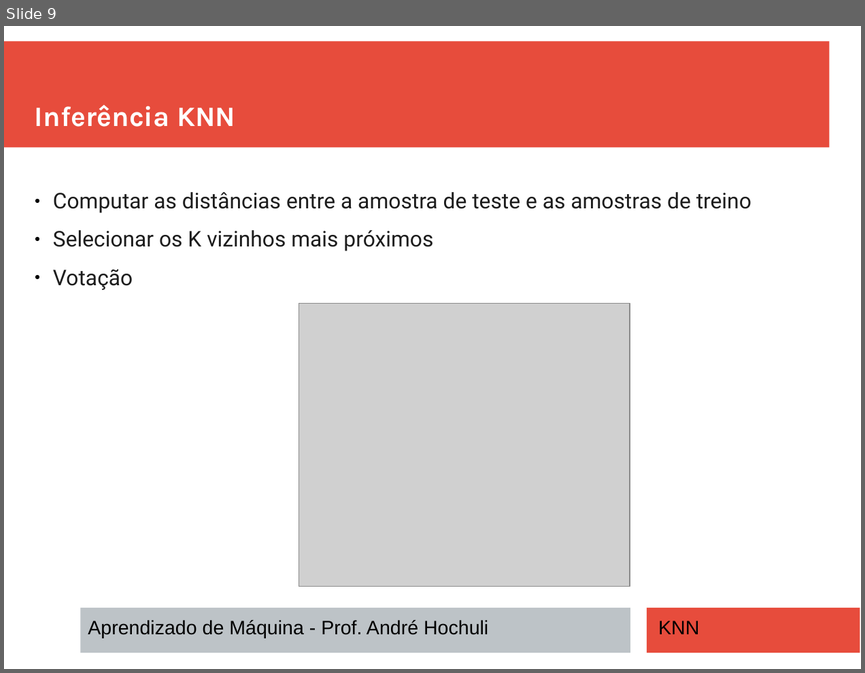
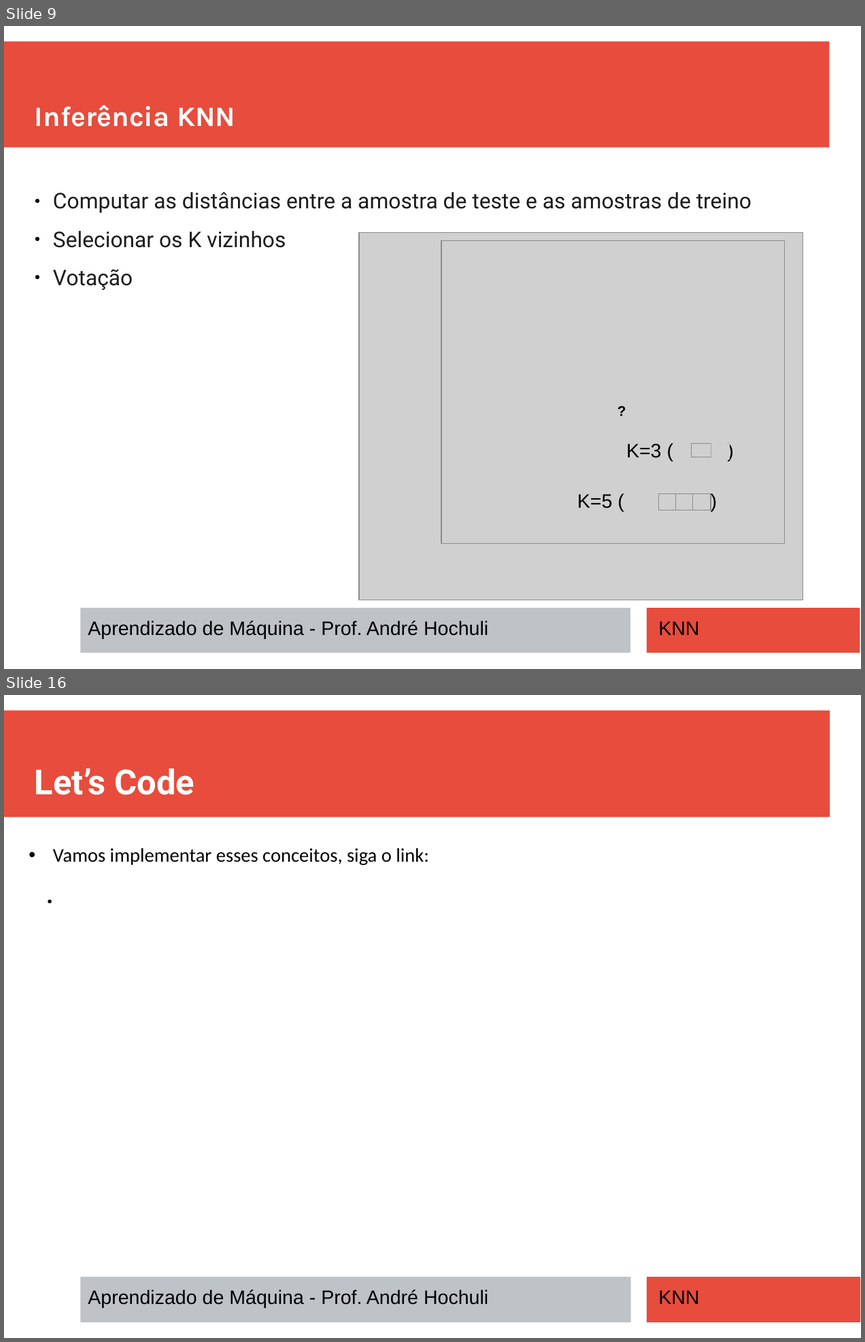
Before and after one commit to andrehochuli/teaching, a slide deck: AprendizadoMaquina/Tópico 02 - Aprendizado Supervisionado/Tópico 02 - Aprendizado-Supervisionado - KNN.pptx. Shown one above the other, each under a label of ours: slide 9 before the commit, slides 9 and 16 after it; the slides between them are not shown. The pictures are 865x673 and 865x1342 pixels, drawn with LibreOffice and Linux fonts; fonts in the diff are those of the drawing; grey boxes stand for pictures; background and template pictures are left out. Boxes give left, top, right and bottom in pixels: in the first picture for what was removed or moved away, otherwise in the second. Text is boxed around its words. In the diff, an @@ line names an element or a change of style, - is before the commit and + after.

```diff
--- a/AprendizadoMaquina/Tópico 02 - Aprendizado Supervisionado/Tópico 02 - Aprendizado-Supervisionado - KNN.pptx
+++ b/AprendizadoMaquina/Tópico 02 - Aprendizado Supervisionado/Tópico 02 - Aprendizado-Supervisionado - KNN.pptx
@@ slide 16 added at bbox=[4, 695, 861, 1338], background #FFFFFF @@
@@ rectangle added at bbox=[4, 711, 830, 817], fill #E74C3C @@
@@ text added at bbox=[35, 768, 194, 795], 32 pt, text #FFFFFF, bold @@
+Let’s Code
@@ text added at bbox=[53, 848, 429, 865], 18 pt, text #000000 @@
+• Vamos implementar esses conceitos, siga o link:
@@ rectangle added at bbox=[80, 1276, 631, 1322], fill #BDC3C7 @@
@@ rectangle added at bbox=[647, 1276, 861, 1322], fill #E74C3C @@
@@ text added at bbox=[88, 1289, 488, 1307], 18 pt, text #000000 @@
+Aprendizado de Máquina - Prof. André Hochuli
@@ text added at bbox=[658, 1290, 699, 1304], 18 pt, text #000000 @@
+KNN
@@ slide 9 changed as well @@
@@ text at bbox=[53, 231, 286, 248]: text changed @@
-● Selecionar os K vizinhos mais próximos
+● Selecionar os K vizinhos
@@ picture removed at bbox=[298, 303, 630, 586] @@
@@ group added at bbox=[360, 233, 803, 600]: 7 pictures, 3 texts @@
+K=3 ( )
+K=5 ( )
+?
```
Also in this commit, not shown: 2 other slides changed, 5 other slides added, 2 slides removed.
